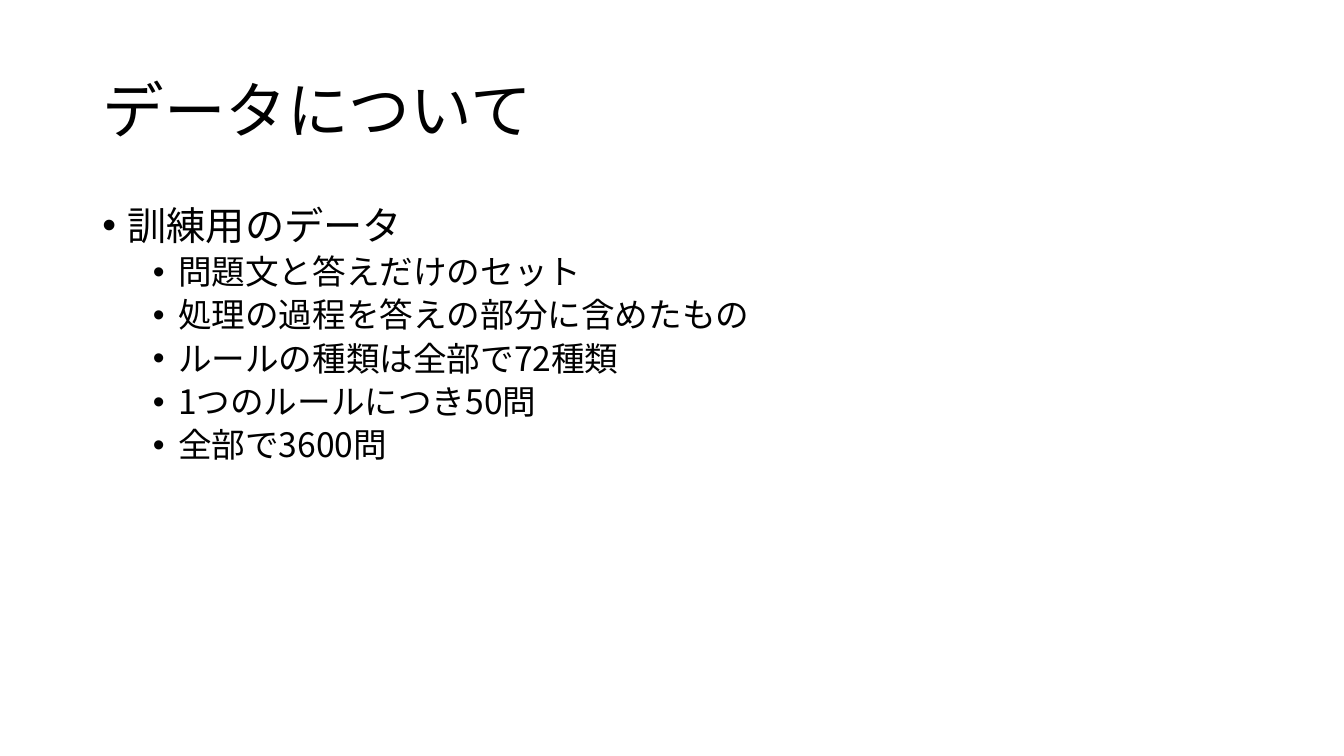
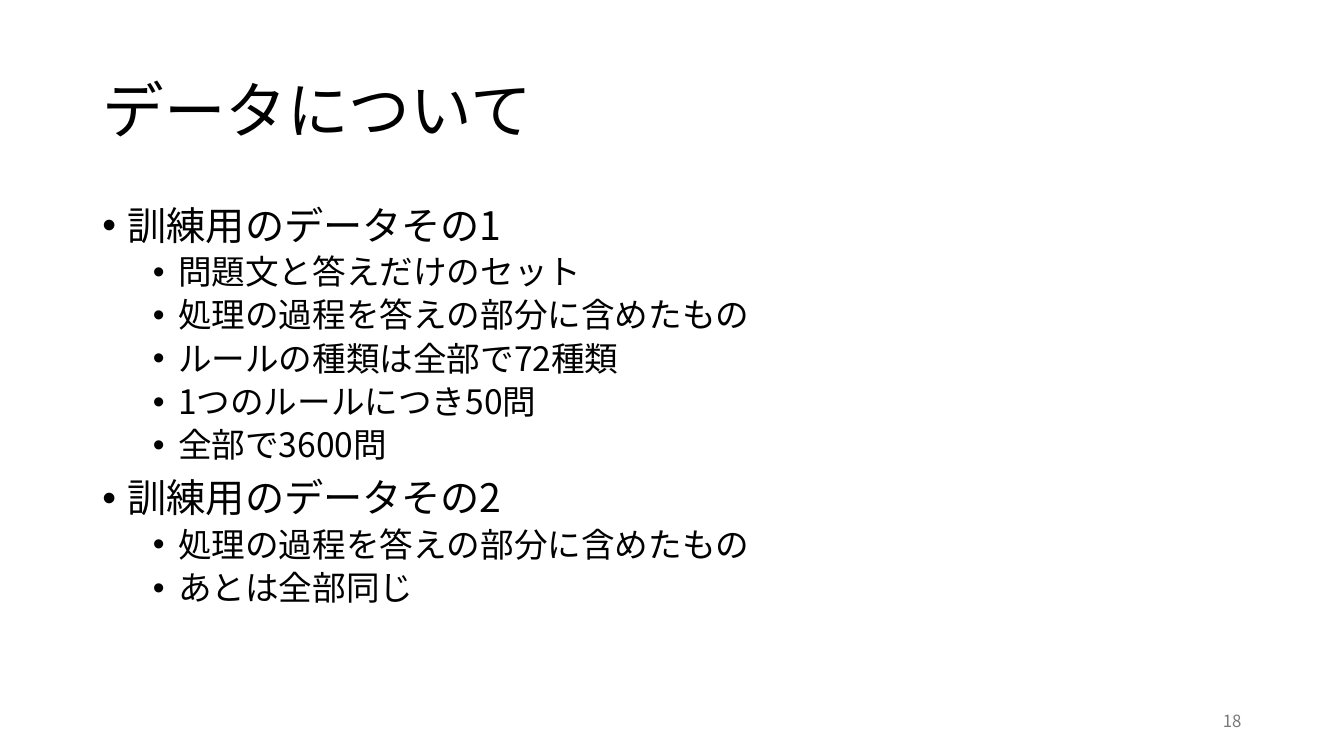
Before and after one commit to rollotea/array-task, a slide deck: slide 18 of 生成AIの追加学習による問題.pptx. Drawn at 1344x756 pixels with LibreOffice and Linux fonts; fonts in the diff are those of the drawing. Boxes give left, top, right and bottom in pixels: in the first picture for what was removed or moved away, otherwise in the second. Text is boxed around its words. In the diff, an @@ line names an element or a change of style, - is before the commit and + after.

```diff
--- a/生成AIの追加学習による問題.pptx
+++ b/生成AIの追加学習による問題.pptx
@@ text at <box>128,206,502,243</box>: text changed @@
-• 訓練用のデータ
+• 訓練用のデータその1
@@ text at <box>128,478,749,603</box>: paragraphs added @@
+• 訓練用のデータその2
+  • 処理の過程を答えの部分に含めたもの
+  • あとは全部同じ
@@ page number added at <box>1223,714,1242,727</box>, 12 pt, text #797979 @@
+18
```
Also in this commit, not shown: 18 other slides changed, 5 slides added, 2 other files.
